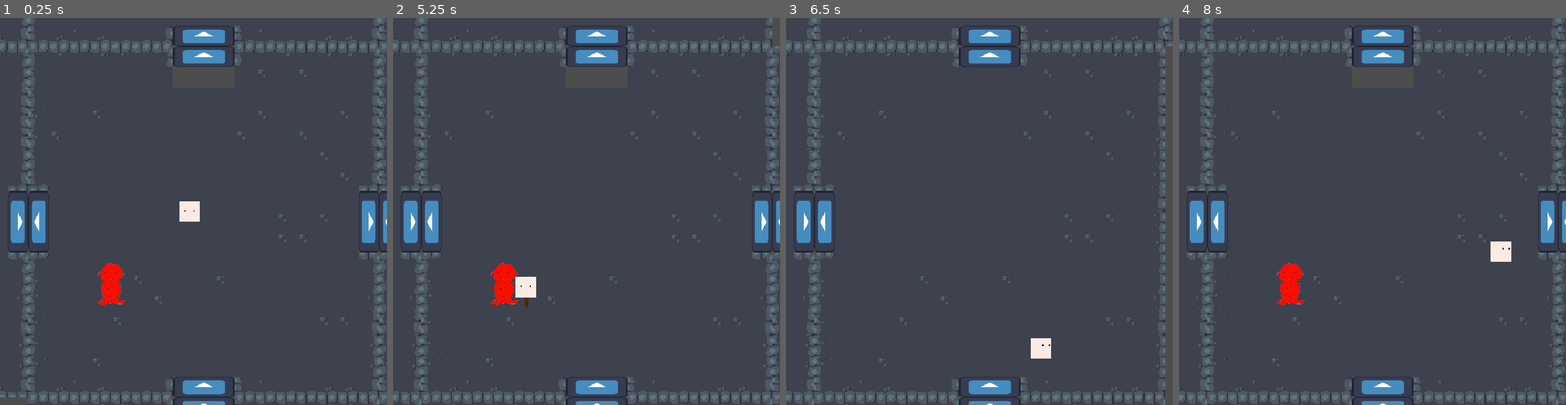
Above: before the commit, frames 1-4 (left to right).
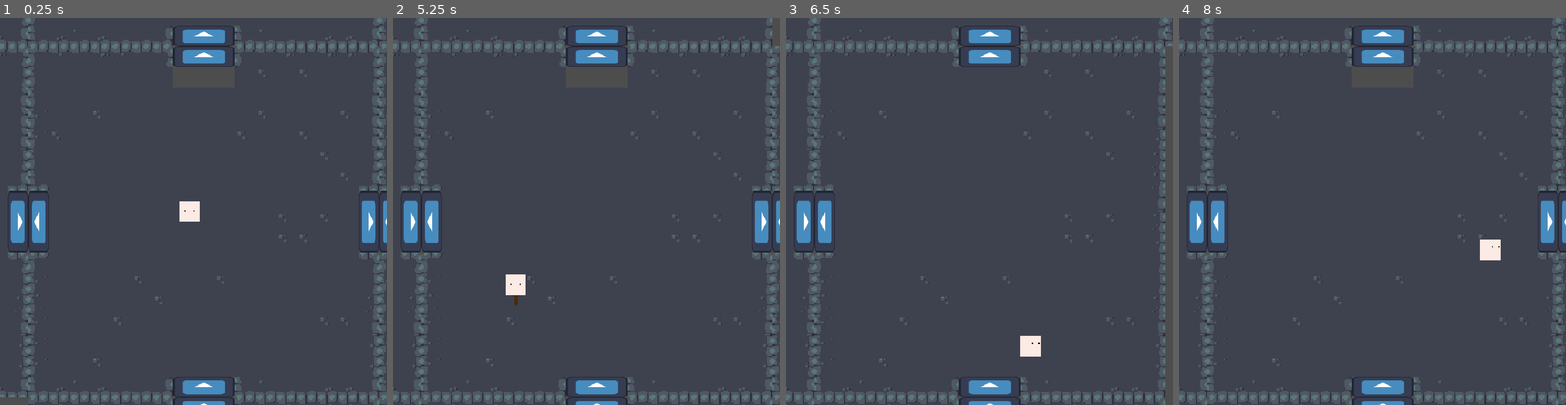
Above: after the commit, the same moments.

Repository: sinkinlimpson/IS-Project_Game-Development
Game: Godot game, scene res://testing_environment.tscn
Two runs of this game, one before a commit and one after it. Both use one fixed random seed, a clock stepped at 60 frames per second and the inputs below. The engine's default icon, where the game draws it, is replaced by a stand-in: a white triangle on a blue panel in a dark square.
Inputs (mouse positions are in pixels of both pictures, inside the frame that each line leads up to):
- Up to frame 1 (0.25 s): no input
- Up to frame 2 (5.25 s): tap Enter (ui_accept) at 0.5, 0.77, 1.52, 3.02, 3.77, 4.52 s; move the mouse to (671, 192) at 0.52 s; hold Right (ui_right) 0.53-1.28 s; tap K (attack) at 0.6, 2.85, 5.1 s; move the mouse to (509, 230) at 1.27 s; hold Down (ui_down) 1.28-2.03 s; tap L (dodgeRoll) at 1.35, 3.6 s; move the mouse to (625, 126) at 2.02 s; press the mouse at (625, 126) at 2.03 s; hold Right (ui_right) 2.03-2.78 s; move the mouse to (567, 288) at 2.77 s; release the mouse at (567, 288) at 2.78 s; hold Up (ui_up) 2.78-3.53 s; move the mouse to (702, 269) at 3.52 s; hold Left (ui_left) 3.53-5.03 s; move the mouse to (470, 153) at 4.27 s; click (470, 153) at 4.35 s; move the mouse to (605, 211) at 5.02 s; hold Down (ui_down) from 5.03 s (still down)
- Up to frame 3 (6.5 s): move the mouse to (921, 114) at 5.77 s; release Down (ui_down) at 5.78 s; hold Right (ui_right) from 5.78 s (still down); tap L (dodgeRoll) at 5.85 s; tap Enter (ui_accept) at 6.02 s
- Up to frame 4 (8 s): move the mouse to (1457, 192) at 6.52 s; release Right (ui_right) at 6.53 s; press the mouse at (1457, 192) at 6.53 s; hold Up (ui_up) 6.53-7.28 s; tap Enter (ui_accept) at 6.77, 7.52 s; move the mouse to (1295, 230) at 7.27 s; release the mouse at (1295, 230) at 7.28 s; hold Right (ui_right) from 7.28 s (still down); tap K (attack) at 7.35 s

The runs differ from the first frame. In frame 1, 0.5% of the frame differs, in the area x 25-33%, y 63-75%; in frame 2, 0.8%; in frame 3, 0.3%; in frame 4, 0.9%, in the area x 25-86%, y 57-75%.

Commit message:
Implemented door and enemy spawning systems

Diff:
--- /dev/null
+++ b/door.gd
@@ -0,0 +1,16 @@
+extends StaticBody2D
+
+@export var collision: CollisionShape2D
+
+# Called when the node enters the scene tree for the first time.
+func _ready():
+	pass # Replace with function body.
+
+
+# Called every frame. 'delta' is the elapsed time since the previous frame.
+func _process(delta):
+	pass
+
+func _on_area_2d_body_exited(body: Node2D):
+	if body.is_in_group("player"):
+		get_parent().beenEntered = true
--- a/door.tscn
+++ b/door.tscn
@@ -1,16 +1,26 @@
 [gd_scene format=3 uid="uid://4hqdp20im6nx"]
 
 [ext_resource type="Texture2D" uid="uid://b7ntv15js6ebj" path="res://icon.svg" id="1_ba8gm"]
+[ext_resource type="Script" uid="uid://b5anuso1xeqd" path="res://door.gd" id="1_v6xrn"]
 
 [sub_resource type="RectangleShape2D" id="RectangleShape2D_ehluv"]
 size = Vector2(48, 16)
 
-[node name="Door" type="StaticBody2D" unique_id=1129959908 groups=["wall"]]
+[node name="Door" type="StaticBody2D" unique_id=1129959908 node_paths=PackedStringArray("collision") groups=["wall"]]
+script = ExtResource("1_v6xrn")
+collision = NodePath("CollisionShape2D")
 
 [node name="Sprite2D" type="Sprite2D" parent="." unique_id=414282780]
 scale = Vector2(0.375, 0.12499999)
 texture = ExtResource("1_ba8gm")
 
-[node name="CollisionShape2D" type="CollisionShape2D" parent="." unique_id=1643178319]
+[node name="Area2D" type="Area2D" parent="." unique_id=415687764]
+
+[node name="CollisionShape2D" type="CollisionShape2D" parent="Area2D" unique_id=1643178319]
+shape = SubResource("RectangleShape2D_ehluv")
+
+[node name="CollisionShape2D" type="CollisionShape2D" parent="." unique_id=1869923563]
 shape = SubResource("RectangleShape2D_ehluv")
 disabled = true
+
+[connection signal="body_exited" from="Area2D" to="." method="_on_area_2d_body_exited"]
--- a/enemy.gd
+++ b/enemy.gd
@@ -46,6 +46,9 @@
 	invincible = false
 
 func die():
+	if get_parent() is Room:
+		get_parent().enemyCount -= 1
+
 	queue_free()
 
 func _on_shoot_timer_timeout():
--- a/rooms/room.gd
+++ b/rooms/room.gd
@@ -1,4 +1,5 @@
 extends Node2D
+class_name Room
 
 @export var hasNorth: bool = false
 @export var hasSouth: bool = false
@@ -11,6 +12,8 @@
 @export var hasEnemies: bool = false
 @export var enemyCount: int = 0
 
+@export var beenEntered: bool = false
+var alreadyEntered: bool = false
 
 var doorCoordinates = {
 	"north": Vector2(8, -120),
@@ -41,8 +44,6 @@
 	if hasWest:
 		spawnDoor("west", doorCoordinates["west"], -PI/2)
 
-	spawnEnemies()
-
 func spawnEnemies():
 	if hasEnemies:
 		for child in get_children():
@@ -66,3 +67,22 @@
 	marker.color = Color.RED
 	marker.size = Vector2(8, 8)
 	marker.position = pos - Vector2(4, 4)
+
+func dealWithEnter():
+	if not alreadyEntered:
+		if hasEnemies:
+			alreadyEntered = true
+			spawnEnemies()
+
+			for child in get_children():
+				if child.scene_file_path == "res://door.tscn":
+					child.collision.disabled = false
+
+func _process(delta):
+	if beenEntered:
+		dealWithEnter()
+
+	if enemyCount == 0:
+		for child in get_children():
+			if child.scene_file_path == "res://door.tscn":
+				child.collision.disabled = true
Not shown, added: door.gd.uid
